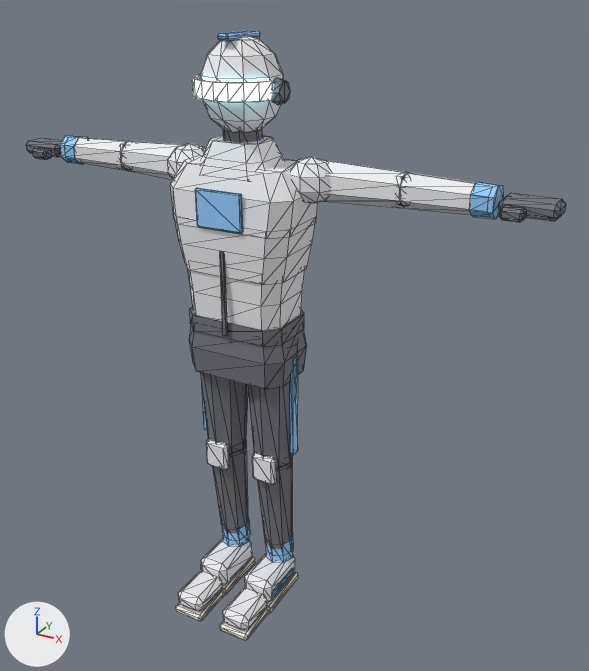
An edit to the glTF model assets/models/characters/runner.glb, drawn before and after from the same camera.
Rendered twice from a 50 mm lens placed at (1.247, -1.963, 1.96), pointed at (0.137, 0.055, 0.951). Arrows for +X, +Y and +Z are at lower left; the lights stay in place. The picture after the commit comes second. Mesh edges are drawn as thin lines.

The first picture shows 'Runner'.
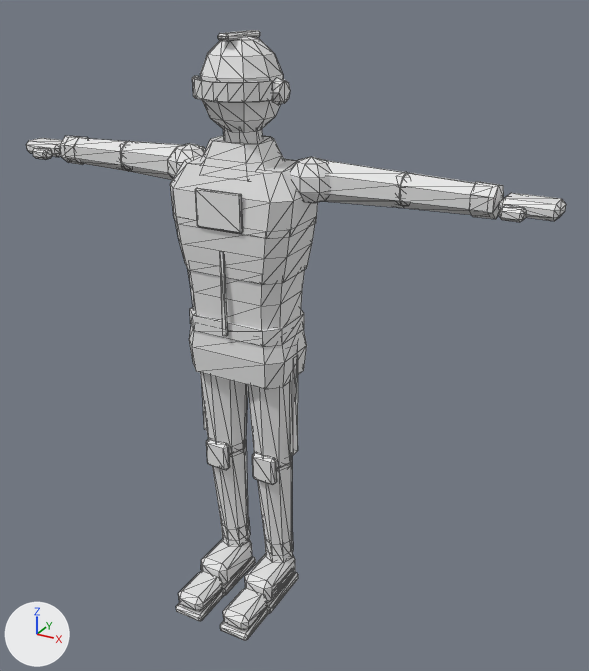
Pixel boxes (x1, y1, x2, y2) of what changed, in the pictures (589 x 671 px):
'Runner', recoloured, surface changed
    both: (26, 30, 566, 639)

Diff of the bpy script that builds the scene:
```diff
--- a/assets/models/characters/runner.glb.py
+++ b/assets/models/characters/runner.glb.py
@@ mat_dark @@
 mat_dark = principled_material('dark')
-mat_dark.base_color = (0.17, 0.18, 0.21)  # grey #73767e
+mat_dark.base_color = (0.8, 0.8, 0.8)  # white #e7e7e7
 mat_dark.roughness = 0.7
@@ mat_accent @@
 mat_accent = principled_material('accent')
-mat_accent.base_color = (0.3, 0.62, 1.0)  # blue #95ceff
+mat_accent.base_color = (0.8, 0.8, 0.8)  # white #e7e7e7
 mat_accent.roughness = 0.7
@@ mat_visor @@
 mat_visor.emission_color = (0.35, 0.92, 1.0)  # cyan #a0f6ff
-mat_visor.emission_strength = 3.0
```
